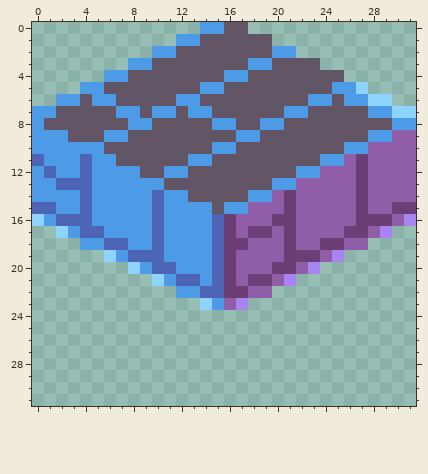
Two states of a pixel-art file, Assets/Art/Stone/S_Wall_Stone_Real_Floating.aseprite. The picture above was drawn from the file before the commit.
32x32 pixels, 1 frame.
And afterwards:
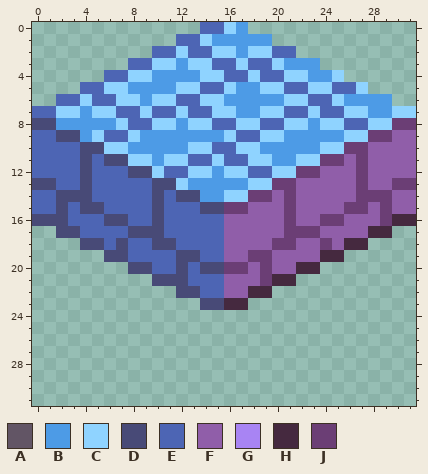
Palette (. is transparent): A #625565  B #4d9be6  C #8fd3ff  D #484a77  E #4d65b4  F #905ea9  G #a884f3  H #45293f  J #6b3e75
Difference:
layer "Layer 1" added
--- layer "Layer 1"
@@ x 0..31 @@
- 0 ..............BBAA..............
- 1 ............BBAAAAAA............
- 2 ..........BBAAAAAAAABB..........
- 3 ........BBAAAAAAAABBAAAA........
- 4 ......BBAAAAAAAABBAAAAAAAA......
- 5 ....BBAAAAAAAABBAAAAAAAAABBC....
- 6 ..BBABBAAAAABBAAAAAAAAABBABBCC..
- 7 BBAAAAABBABBABBAAAAAABBAAAAABBCC
- 8 BAAAAAAABBAAAAABBAABBAAAAAAAAABB
- 9 BBBAAABBAAAAAAAAABBAAAAAAAAABBFF
-10 BBBBBBAAAAAAAAABBAAAAAAAAABBFFFF
-11 EBBBEBBAAAAAABBAAAAAAAAABBFJFFFF
-12 BEBBEBBBBAABBAAAAAAAAABBFFFJFFFF
-13 BBEEEBBBBBBAAAAAAAAABBFFFFFJFFFF
-14 BBBBEBBBBBEBBAAAAABBFJFFFFFJFFFF
-15 EEBBEBBBBBEBBBBABBFFFJFFFFFJFFJJ
-16 CBEEEBBBBBEBBBBEJFFFJJFFFFFJJJFG
-17 ..CBEEBBBBEBBBBEJFJJFJFFFFJJFG..
-18 ....BBEEBBEBBBBEJJFFFJFFJJFF....
-19 ......CBEEEBBBBEJFFFFJJJFG......
-20 ........CBEEBBBEJFFFJJFG........
-21 ..........CBEEBEJFJJFG..........
-22 ............BBEEJJFF............
-23 ..............CBFG..............
+ 0 ..............EECB..............
+ 1 ............EECBBBBB............
+ 2 ..........EECEECCBCCEE..........
+ 3 ........EECCBCCEECEECBBB........
+ 4 ......EECCBBBBCCEECEECCBBC......
+ 5 ....EECCBBBBCCEECBBCCEECCEEC....
+ 6 ..EECEECCBCCEECCBBBBBCCEECBBBB..
+ 7 EECCBCCEECEECEECCBBCCEECEECCBBCC
+ 8 DDBBBBBCEECCBCCEECCEECCBCCEECCJJ
+ 9 EEDDBCEECBBBBBBBCEECCBBBBBCCJJFF
+10 EEEEDDCCBBBBBCCEECCBBBBBCCJJFFFF
+11 EEEEDEDDCCBCCEECEECCBBCCJJFJFFFF
+12 EEEEDEEEDDCEECCBCCEECCJJFFFJFFFF
+13 DDEEDEEEEEDDCBBBBBCCJJFFFFFJFFJJ
+14 EEDDDEEEEEDEDDBBCCJJFJFFFFFJJJFF
+15 EEDEDDEEEEDEEEDDJJFFFJFFFFJJFJFF
+16 DDDEEEDDEEDEEEEEFFFFFJFFJJFFFJHH
+17 ..DDEEEEDDDEEEEEFFFFFJJJFFFFHH..
+18 ....DDEDEEDDEEEEFFFFJJFFJFHH....
+19 ......DDEEEEDDEEFFJJFFFFHH......
+20 ........DDEEDEDDJJFJFFHH........
+21 ..........DDDEEEFFFJHH..........
+22 ............DDEEFFHH............
+23 ..............DDHH..............
 24 ................................
Pixel boxes of the changes (left, top, right, bottom) in both pictures:
changed: (32, 22, 416, 310)
